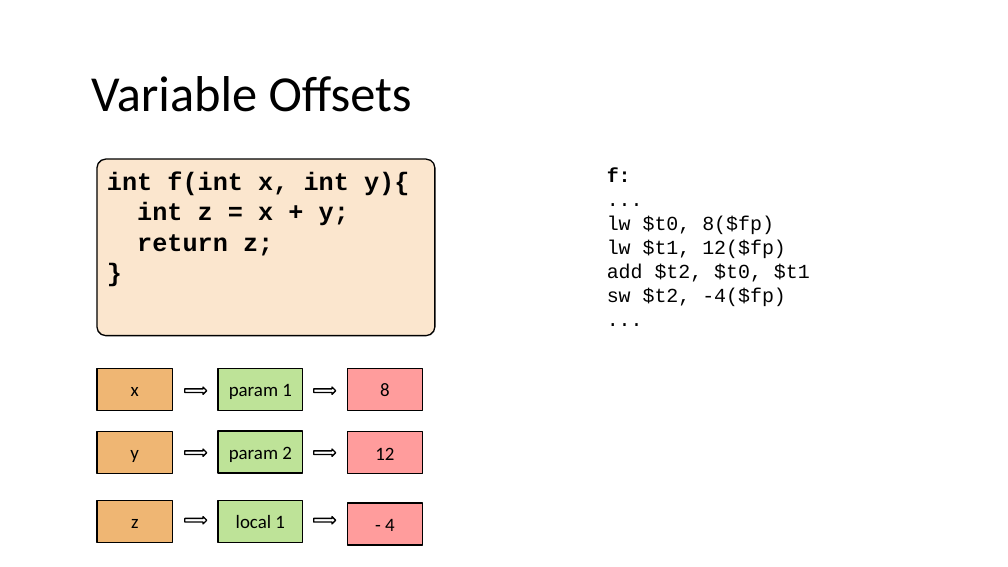
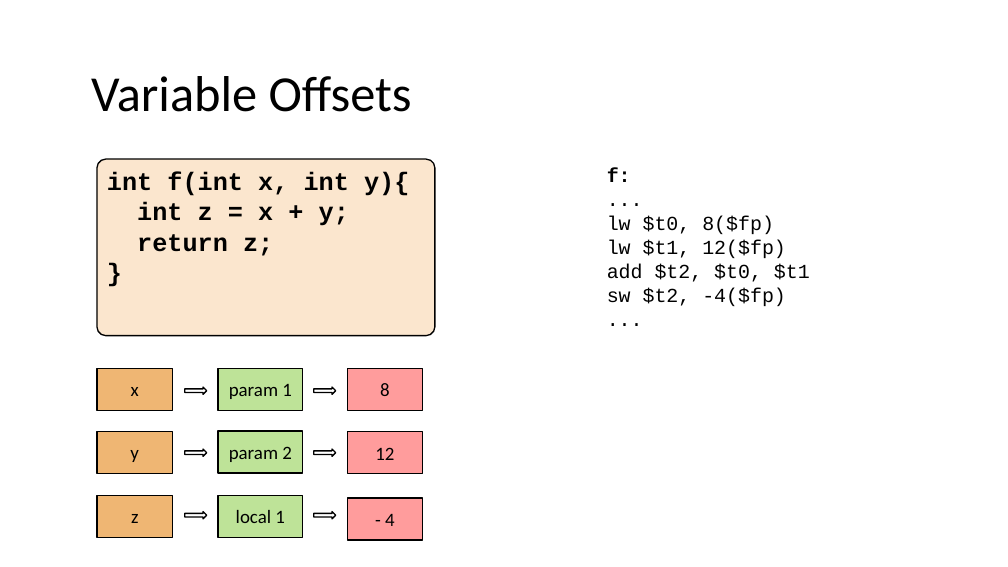
Before and after one commit to nivshani/compilation, a slide deck: slide 181 of slides/semantic.pptx (slide 179 before the commit). Drawn at 1008x567 pixels with LibreOffice and Linux fonts; fonts in the diff are those of the drawing. Boxes give left, top, right and bottom in pixels: in the first picture for what was removed or moved away, otherwise in the second. Text is boxed around its words. In the diff, an @@ line names an element or a change of style, - is before the commit and + after.

```diff
--- a/slides/semantic.pptx
+++ b/slides/semantic.pptx
@@ 3 rectangles, 2 right arrows: place and size @@
-3 rectangles, 2 right arrows at (97,501,423,545)
+3 rectangles, 2 right arrows at (97,495,423,541)
```
Also in this commit, not shown: 23 other slides changed, 6 slides added, 1 other file.
